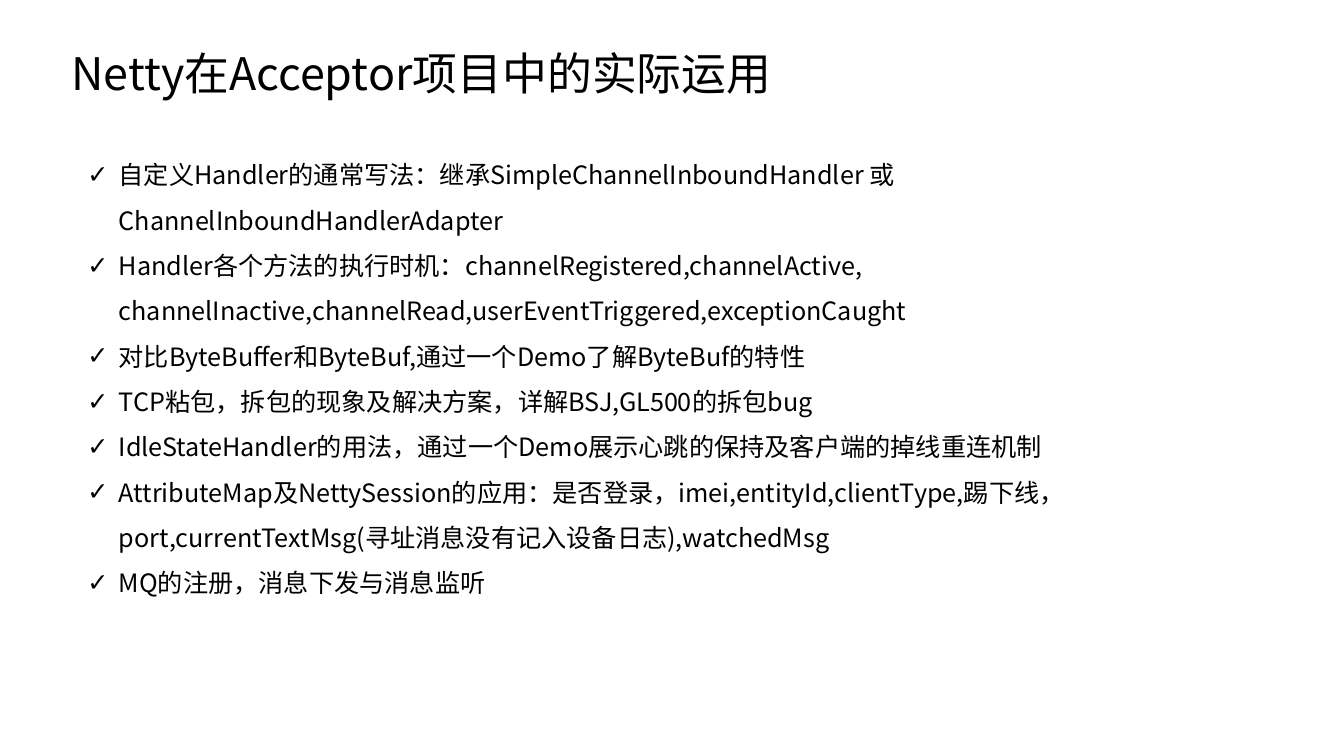
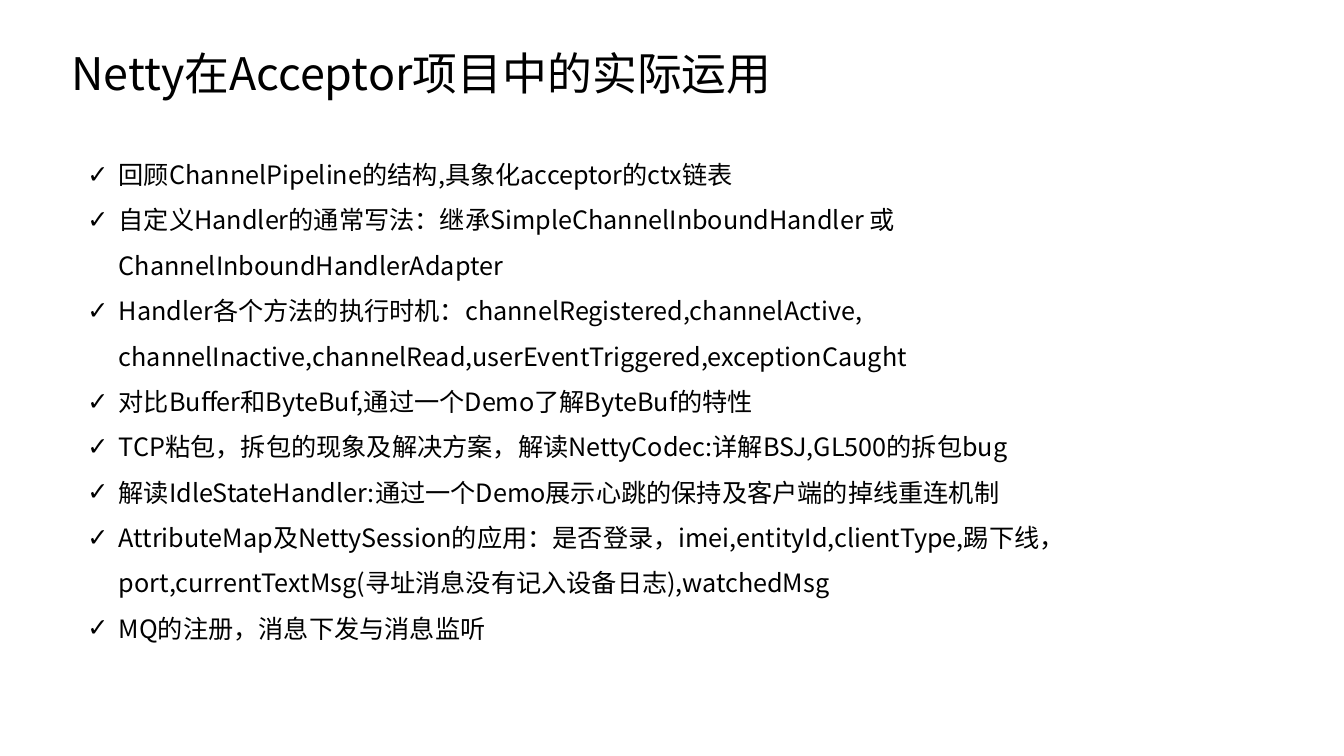
Before and after one commit to taomee517/netty-notes, a slide deck: slide 37 of Netty分享.pptx. Drawn at 1344x756 pixels with LibreOffice and Linux fonts; fonts in the diff are those of the drawing. Boxes give left, top, right and bottom in pixels: in the first picture for what was removed or moved away, otherwise in the second. Text is boxed around its words. In the diff, an @@ line names an element or a change of style, - is before the commit and + after.

Commit message:
具象化acceptor项目的ctx链表，解读ChannelHandler的各主要方法被调用的时机

```diff
--- a/Netty分享.pptx
+++ b/Netty分享.pptx
@@ text at (119, 162, 733, 190): paragraph added @@
+✓ 回顾ChannelPipeline的结构,具象化acceptor的ctx链表
@@ text at (119, 389, 1008, 504): text changed @@
-✓ 对比ByteBuffer和ByteBuf,通过一个Demo了解ByteBuf的特性
-✓ TCP粘包，拆包的现象及解决方案，详解BSJ,GL500的拆包bug
-✓ IdleStateHandler的用法，通过一个Demo展示心跳的保持及客户端的掉线重连机制
+✓ 对比Buffer和ByteBuf,通过一个Demo了解ByteBuf的特性
+✓ TCP粘包，拆包的现象及解决方案，解读NettyCodec:详解BSJ,GL500的拆包bug
+✓ 解读IdleStateHandler:通过一个Demo展示心跳的保持及客户端的掉线重连机制
```
Also in this commit, not shown: 4 slides added, 1 slide removed.
